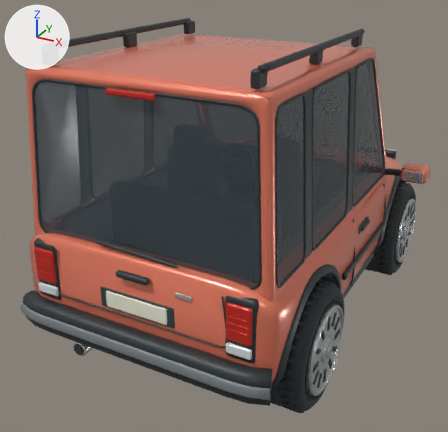
Before and after pictures for a commit that changed the Blender file source-art/family/tallboy.blend.
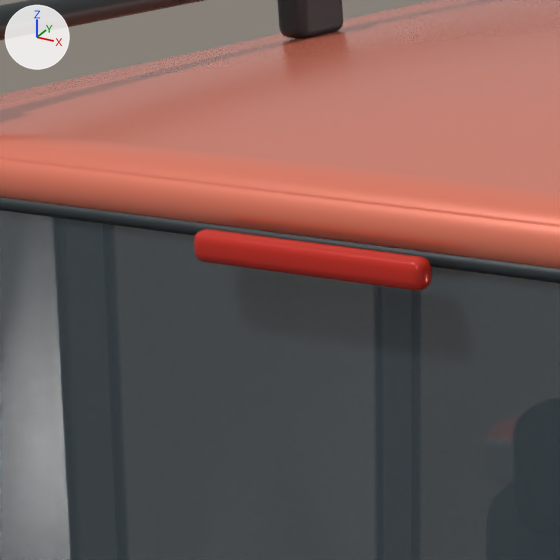
Each version appears first whole from a 50 mm camera at (1.89, -3.91, 2.59) aimed at (-0.14, -0.22, 0.74), and next in a close-up on the part from 14% to 41% of the width and 9% to 37% of the height. Every picture has the same lights, and +X, +Y and +Z are marked at upper left. The older version's two pictures come first.

The older version as bpy lines, for what is in view:
```python
me_continuous_formed_body_shell = bpy.data.meshes.new('Continuous formed body shell')
me_continuous_formed_body_shell.from_pydata(...)  # 21638 vertices, 20941 faces; spans x -1.14..1.14, y -1.62..1.62, z 0.25..2.08
me_continuous_formed_body_shell.materials.append(mat_bodypaint)  # orange #e77c61
me_continuous_formed_body_shell.materials.append(mat_charcoaltrim)  # dark grey #2b3336
me_continuous_formed_body_shell.materials.append(mat_masterglass)  # greyish blue #424d55
me_continuous_formed_body_shell.materials.append(mat_taillight)  # red #cb2d21
me_continuous_formed_body_shell.materials.append(mat_bumperinsert)  # grey #81898b
me_continuous_formed_body_shell.materials.append(mat_warmheadlamp)  # pale yellow #efefd8
me_continuous_formed_body_shell.materials.append(mat_chromealloy)  # white #e7eaeb
me_continuous_formed_body_shell.materials.append(mat_amber)  # orange #f6972c
me_continuous_formed_body_shell.materials.append(mat_panelseam)  # dark cyan #2b4240
me_continuous_formed_body_shell.materials.append(mat_reverselight)  # light grey #dae1e2
me_continuous_formed_body_shell.materials.append(mat_rearreflector)  # red #ad1d16
me_continuous_formed_body_shell.materials.append(mat_numberplate)  # white #ecebd7
me_continuous_formed_body_shell.materials.append(mat_warmalloy)  # light grey #c7cdcd
me_continuous_formed_body_shell.materials.append(mat_interiorcloth)  # dark grey #485456
me_continuous_formed_body_shell.materials.append(mat_brakemetal)  # dark grey #505759
ob_body = bpy.data.objects.new('Body', me_continuous_formed_body_shell)
ob_body.location = (0.0, 0.0, 0.0)
```
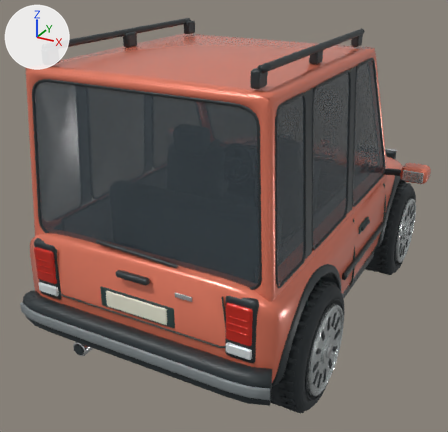
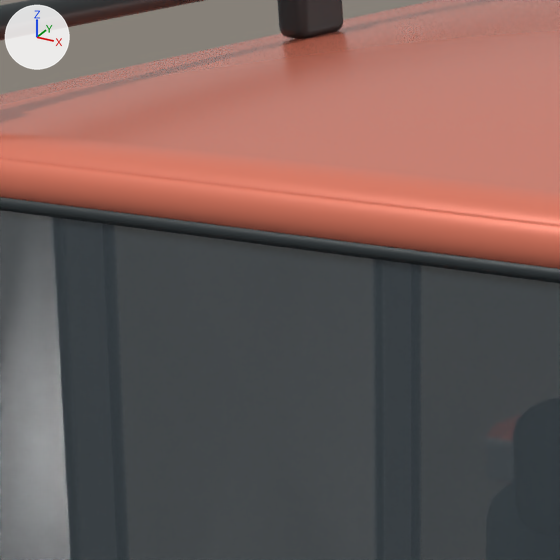
Where the newer file only moved an object's origin or applied its transform, the numbers keep the older frame.

Location of each change, [x1, y1, x2, y2] in pixels of the close-ups (560 x 560 px):
```json
{"part": 1, "of": "me_continuous_formed_body_shell", "change": "deleted", "before": [194, 229, 432, 291]}
```

The change, as JSON lines over the scene's bpy script:
```json
{"block": "me_continuous_formed_body_shell", "where": "# used by ob_body; location = (0.0, 0.0, 0.0)"}
{"op": "remove", "block": "me_continuous_formed_body_shell", "code": "me_continuous_formed_body_shell.from_pydata(...)  # 21638 vertices, 20941 faces; spans x -1.14..1.14, y -1.62..1.62, z 0.25..2.08"}
{"op": "add", "block": "me_continuous_formed_body_shell", "code": "me_continuous_formed_body_shell.from_pydata(...)  # 21542 vertices, 20843 faces; spans x -1.14..1.14, y -1.62..1.62, z 0.25..2.08"}
{"block": "me_continuous_formed_body_shell", "change": "me_continuous_formed_body_shell part 1: the loose piece of 96 vertices spanning x -0.15..0.15, y -1.46..-1.43, z 1.88..1.92 is deleted"}
```
